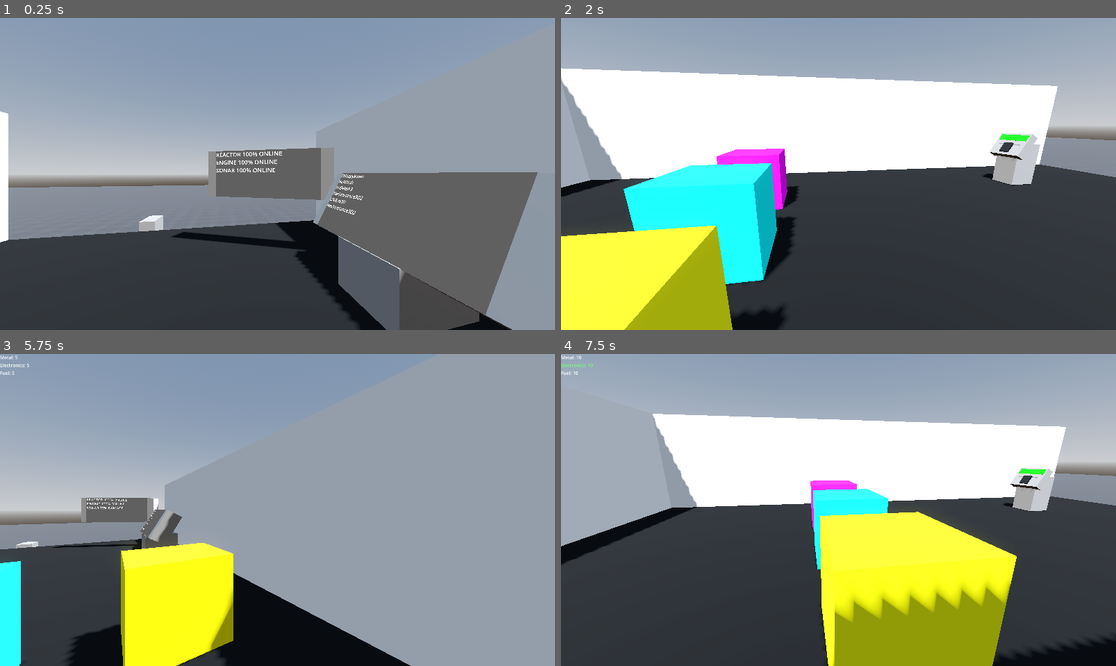
Above: before the commit, frames 1-4 (two rows, left to right).
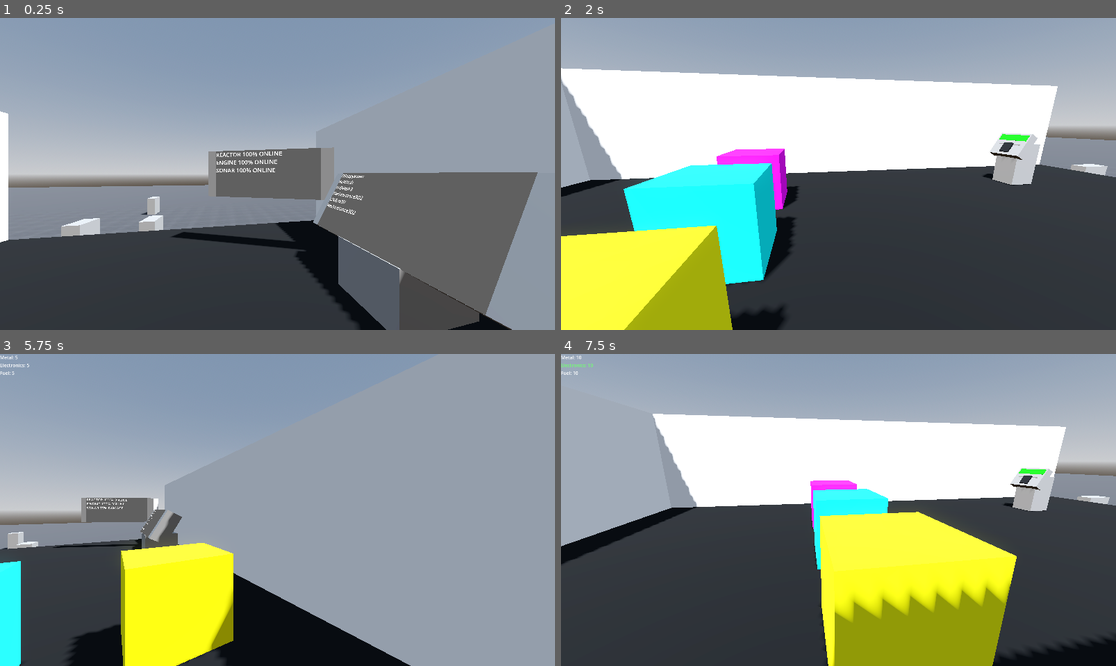
Above: after the commit, the same moments.

Repository: BlackLita/HOMESPACE
Game: Godot game, scene res://scenes/worlds/test_world.tscn
Same seed, same stepped clock (60 frames per second), same inputs: the game is played once before the commit and once after it.
Inputs (mouse positions are in pixels of both pictures, inside the frame that each line leads up to):
- Up to frame 1 (0.25 s): no input
- Up to frame 2 (2 s): tap Enter at 0.5 s; move the mouse to (960, 158) at 0.52 s; hold D (right) 0.53-1.28 s; hold E (interact) 0.53-1.28 s; tap Space (jump) at 0.77, 1.52 s; move the mouse to (727, 189) at 1.27 s; hold S (back) from 1.28 s (still down); tap E (interact) at 1.35 s
- Up to frame 3 (5.75 s): move the mouse to (333, 441) at 2.02 s; release S (back) at 2.03 s; hold D (right) 2.03-2.78 s; hold E (interact) 2.03-2.78 s; tap 1 (one) at 2.1 s; tap Space (jump) at 2.75, 3.02, 3.77, 4.52 s; move the mouse to (249, 572) at 2.77 s; hold W (forward) 2.78-3.53 s; tap 3 (three) at 2.85 s; tap E (interact) at 3.05, 4.35 s; move the mouse to (444, 556) at 3.52 s; hold E (interact) 3.53-4.28 s; hold A (left) 3.53-5.03 s; tap 2 (two) at 3.6 s; move the mouse to (111, 463) at 4.27 s; move the mouse to (305, 510) at 5.02 s; hold S (back) from 5.03 s (still down); hold E (interact) from 5.03 s (still down)
- Up to frame 4 (7.5 s): move the mouse to (755, 432) at 5.77 s; release S (back) at 5.78 s; release E (interact) at 5.78 s; hold D (right) 5.78-6.53 s; tap 1 (one) at 5.85 s; tap Space (jump) at 6.02, 6.77 s; tap E (interact) at 6.05 s; tap Enter at 6.5 s; move the mouse to (960, 494) at 6.52 s; hold W (forward) 6.53-7.28 s; hold E (interact) 6.53-7.28 s; tap 3 (three) at 6.6 s; move the mouse to (727, 525) at 7.27 s; hold D (right) from 7.28 s (still down); tap 2 (two) at 7.35 s

The runs differ from the first frame. In frame 1, 0.5% of the frame differs, in the area x 11-29%, y 57-71%; in frame 2, 0.2%; in frame 3, 0.1%; in frame 4, 0.1%.

Commit message:
feat: add new solution

Diff:
--- a/scenes/worlds/test_world.tscn
+++ b/scenes/worlds/test_world.tscn
@@ -46,5 +46,18 @@
 
 [node name="Resource" parent="." unique_id=1478815318 instance=ExtResource("4_havs6")]
 transform = Transform3D(1, 0, 0, 0, 1, 0, 0, 0, 1, -9.351814, 0.526886, -0.20334482)
-resource = "metal"
-amount = 25.0
+
+[node name="Resource2" parent="." unique_id=1441498656 instance=ExtResource("4_havs6")]
+transform = Transform3D(1, 0, 0, 0, 1, 0, 0, 0, 1, -9.351814, 0.526886, 1.7418799)
+
+[node name="Resource3" parent="." unique_id=2097400808 instance=ExtResource("4_havs6")]
+transform = Transform3D(1, 0, 0, 0, 1, 0, 0, 0, 1, -16.182678, 0.526886, 1.7418799)
+
+[node name="Resource4" parent="." unique_id=716021470 instance=ExtResource("4_havs6")]
+transform = Transform3D(1, 0, 0, 0, 1, 0, 0, 0, 1, -16.182678, 0.526886, 24.59317)
+
+[node name="Resource5" parent="." unique_id=889678625 instance=ExtResource("4_havs6")]
+transform = Transform3D(1, 0, 0, 0, 1, 0, 0, 0, 1, -7.631522, 0.526886, 8.982583)
+
+[node name="Resource6" parent="." unique_id=365257763 instance=ExtResource("4_havs6")]
+transform = Transform3D(1, 0, 0, 0, 1, 0, 0, 0, 1, -7.631522, 0.526886, 19.966581)
--- a/scripts/resource_pickup.gd
+++ b/scripts/resource_pickup.gd
@@ -1,9 +1,9 @@
 extends Node3D
 class_name ResourcePickup
 
-@export_enum("metal", "electronics", "fuel") var resource: String
-@export_range(0.0, 25.0, 1.0) var amount: float
+var resource: Array = ["metal", "electronics", "fuel"]
+var amount: float = randf_range(8, 15)
 
 func interact(rm: ResourceManager):
-	rm.add_resource(resource, amount)
+	rm.add_resource(resource.pick_random(), amount)
 	queue_free()
--- a/scripts/ship/system/ship_system.gd
+++ b/scripts/ship/system/ship_system.gd
@@ -7,6 +7,10 @@
 var max_hp: float = 100.0
 var current_hp: float = 100.0
 
+@export var repair_cost: Dictionary[String, float] = {
+	"metal": 4.0,
+	"electronics": 1.5,
+}
 @export var label: Label3D
 
 # Applies damage to the system.
@@ -48,12 +52,16 @@
 
 func try_repair(delta: float, rm: ResourceManager) -> void:
 	if needs_repair():
-		if !rm.has_resource("metal", 5.0*delta):
-			return
-		repair(5.0*delta)
-		rm.remove_resource("metal", 5.0 * delta)
+		for res in repair_cost:
+			if !rm.has_resource(res, repair_cost[res]*delta):
+				return
+		for res in repair_cost:
+			rm.remove_resource(res, repair_cost[res]*delta)
+		repair(2.5*delta)
 
 func update_label():
 	label.visible = needs_repair()
 	if needs_repair():
 		label.text = get_interact_prompt()
+	else:
+		label.text = ""
Not shown, added: addons/rider-plugin/bin/rider-plugin.gdextension.uid
Not shown, added: addons/rider-plugin/icons/icon.svg
Not shown, added: addons/rider-plugin/icons/icon.svg.import
Not shown, added: addons/rider-plugin/plugin.cfg
Not shown, added: addons/rider-plugin/presets.json
Not shown, added: addons/rider-plugin/rider-plugin.gd
Not shown, added: addons/rider-plugin/rider-plugin.gd.uid
Binary file added: addons/rider-plugin/screenshots/Toolbar.png
Not shown, added: addons/rider-plugin/screenshots/Toolbar.png.import
Not shown, added: addons/rider-plugin/scripts/editor_settings_util.gd
Not shown, added: addons/rider-plugin/scripts/editor_settings_util.gd.uid
Not shown, added: addons/rider-plugin/scripts/json_utils.gd
(and 14 more such lines)
